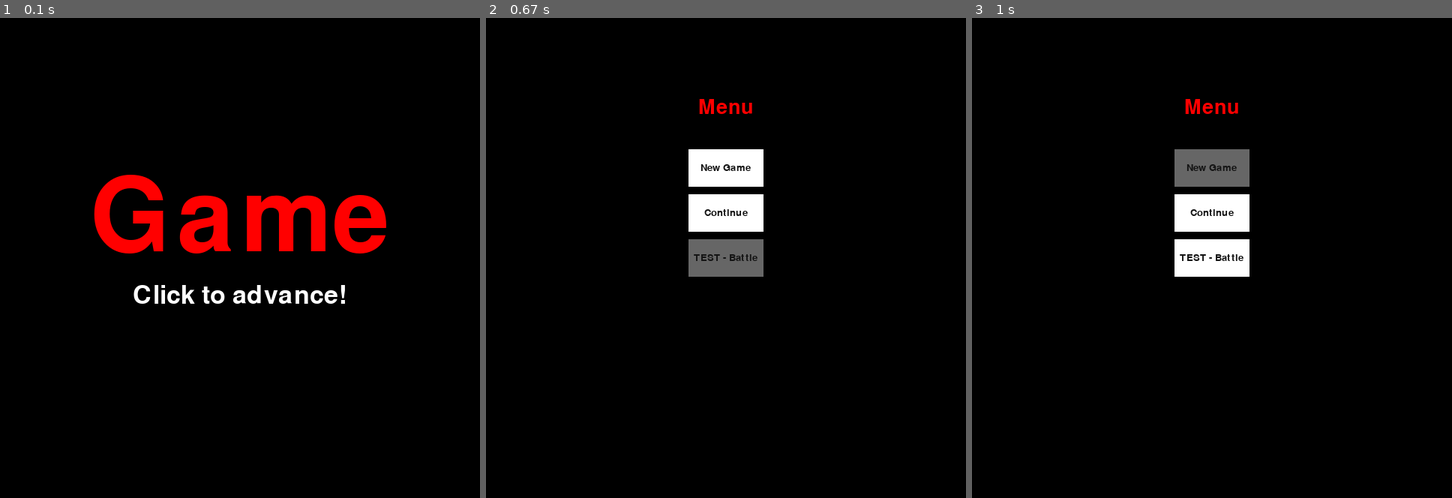
Above: before the commit, frames 1-3 (left to right).
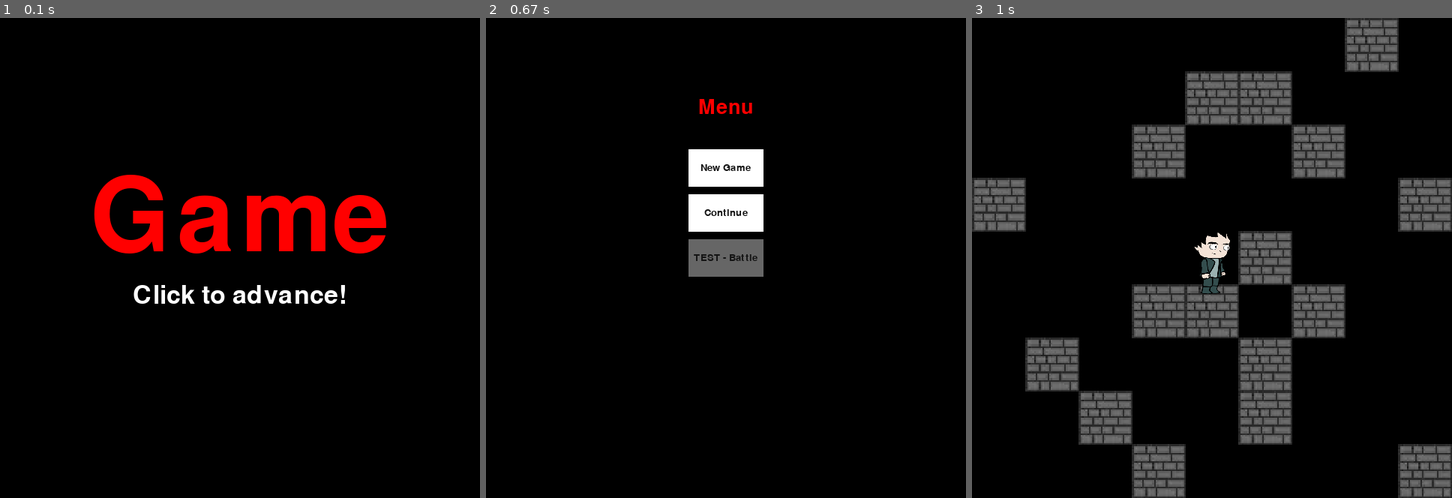
Above: after the commit, the same moments.

Repository: VagishVela/project-pygames
Game: pygame game, started from main.py
Same seed, same stepped clock (60 frames per second), same inputs: the game is played once before the commit and once after it.
Inputs (mouse positions are in pixels of both pictures, inside the frame that each line leads up to):
- Up to frame 1 (0.1 s): no input
- Up to frame 2 (0.67 s): click (726, 258) at 0.38 s
- Up to frame 3 (1 s): click (1212, 166) at 0.72 s

Frames 1-2 are identical in both runs. In frame 3, 25% of the frame differs, in the area x 0-100%, y 0-100%.

Commit message:
make sure only left click changes the views scrolling should not activate the functions

Diff:
--- a/game/custom_event.py
+++ b/game/custom_event.py
@@ -7,3 +7,9 @@
 MOVED = CustomEvent()
 # if player encounters an enemy
 ENEMY_ENCOUNTERED = CustomEvent()
+
+# make mouse controls easier
+LEFT_CLICK = CustomEvent({"pos": ..., "button": "left"})
+RIGHT_CLICK = CustomEvent({"pos": ..., "button": "right"})
+SCROLL_UP = CustomEvent({"pos": ..., "mode": "up"})
+SCROLL_DOWN = CustomEvent({"pos": ..., "mode": "down"})
--- a/game/utils/button.py
+++ b/game/utils/button.py
@@ -1,6 +1,7 @@
 """ This module implements the Button class """
+import importlib
 import typing
-from typing import Iterable, Callable, Tuple
+from typing import Iterable, Callable
 
 import pygame
 
@@ -44,26 +45,25 @@
             self.x - self.width / 2, self.y - self.height / 2, self.width, self.height
         )
         self.already_pressed = False
+        self.left_click = getattr(
+            importlib.import_module("game.custom_event"), "LEFT_CLICK"
+        )
 
     def update(self):
         """Process mouse input"""
-
-        pygame.event.pump()  # Update internal state of pygame
 
         mouse_pos = pygame.mouse.get_pos()
         self.button_surface.fill(self.fill_colors["normal"])
 
         if self.button_rect.collidepoint(mouse_pos):
-            if pygame.event.get(pygame.MOUSEBUTTONDOWN):
+            self.button_surface.fill(self.fill_colors["hover"])
+            if self.left_click.get():
                 self.button_surface.fill(self.fill_colors["pressed"])
                 if self.once:
                     self.on_click()
                 elif not self.already_pressed:
                     self.on_click()
                     self.already_pressed = True
-
-        if self.button_rect.collidepoint(mouse_pos):
-            self.button_surface.fill(self.fill_colors["hover"])
         else:
             self.already_pressed = False
 
@@ -105,8 +105,8 @@
     def __init__(
         self,
         view: "View",
-        xy: Tuple[NumType, NumType],
-        dimensions: Tuple[NumType, NumType],
+        xy: tuple[NumType, NumType],
+        dimensions: tuple[NumType, NumType],
         view_path: str,
         text: str = "Button",
         on_click=None,
--- a/game/utils/eventhandler.py
+++ b/game/utils/eventhandler.py
@@ -1,6 +1,4 @@
 """ This module implements the EventHandler class """
-
-from collections import defaultdict
 
 import pygame.event
 
@@ -10,10 +8,12 @@
 
     def __init__(self):
         """Initialize the event handler"""
-        self.events = defaultdict(list)
+        self.events = {}
 
-    def register(self, key):
+    def register(self, key: int):
         """Register a function to an event"""
+        if key not in self.events:
+            self.events[key] = []
 
         def _register(func):
             """Register a function to an event"""
@@ -21,7 +21,7 @@
 
         return _register
 
-    def unregister(self, key):
+    def unregister(self, key: int):
         """Unregister a function from an event"""
         self.events.get(key).clear()
 
@@ -47,18 +47,23 @@
     # total number of custom events limited by pygame
     num_left = 32668
 
-    def __init__(self):
+    def __init__(self, _dict=None):
+        if _dict is None:
+            _dict = {}
         if CustomEvent.num_left:
             self.type = pygame.event.custom_type()
             CustomEvent.num_left -= 1
-            self.event = pygame.event.Event(self.type)
+            self.event = pygame.event.Event(self.type, _dict)
         else:
             raise pygame.error("Number of custom type events exceeded pygame limit")
 
-    def post(self) -> None:
+    def post(self, _dict: dict[str, ...] = ...) -> None:
         """post the event on the pygame events queue"""
+        self.event.dict.update(_dict)
         pygame.event.post(self.event)
 
-    def get(self) -> bool:
+    def get(self) -> pygame.event.Event | None:
         """get the event state from the pygame events queue"""
-        return bool(pygame.event.get(self.type))
+        if e := pygame.event.get(self.type):
+            return e[0]
+        return None
--- a/game/views/__init__.py
+++ b/game/views/__init__.py
@@ -4,6 +4,7 @@
 import pygame
 from pygame import Vector2
 
+from game.custom_event import LEFT_CLICK, RIGHT_CLICK, SCROLL_UP, SCROLL_DOWN
 from game.logger import logger
 from game.common_types import ColorValue, Coordinate
 from game.config import FPS
@@ -64,9 +65,14 @@
             logger.debug(f" {event}")
             self._running = False
 
+        # on_mouse_down
+        self.events.register(pygame.MOUSEBUTTONDOWN)(self._on_mouse_down)
         # on_click
-        self.events.register(pygame.MOUSEBUTTONDOWN)(self.on_click)
-        # on_keydown
+        self.events.register(LEFT_CLICK.type)(self.on_click)
+        self.events.register(RIGHT_CLICK.type)(self.on_click)
+        # on_scroll
+        self.events.register(SCROLL_UP.type)(self.on_scroll)
+        self.events.register(SCROLL_DOWN.type)(self.on_scroll)
         self.events.register(pygame.KEYDOWN)(self.on_keydown)
 
     def on_draw(self):
@@ -113,8 +119,23 @@
                 self._refresh()
         self.exit()
 
+    @staticmethod
+    def _on_mouse_down(event):
+        match event.button:
+            case 1:
+                LEFT_CLICK.post({"pos": event.pos})
+            case 3:
+                RIGHT_CLICK.post({"pos": event.pos})
+            case 4:
+                SCROLL_UP.post({"pos": event.pos})
+            case 5:
+                SCROLL_DOWN.post({"pos": event.pos})
+
     def on_click(self, event):
         """Called when the mouse is clicked"""
+
+    def on_scroll(self, event):
+        """Called when the mouse is scrolled"""
 
     def on_keydown(self, event):
         """Called when a key is pressed"""
